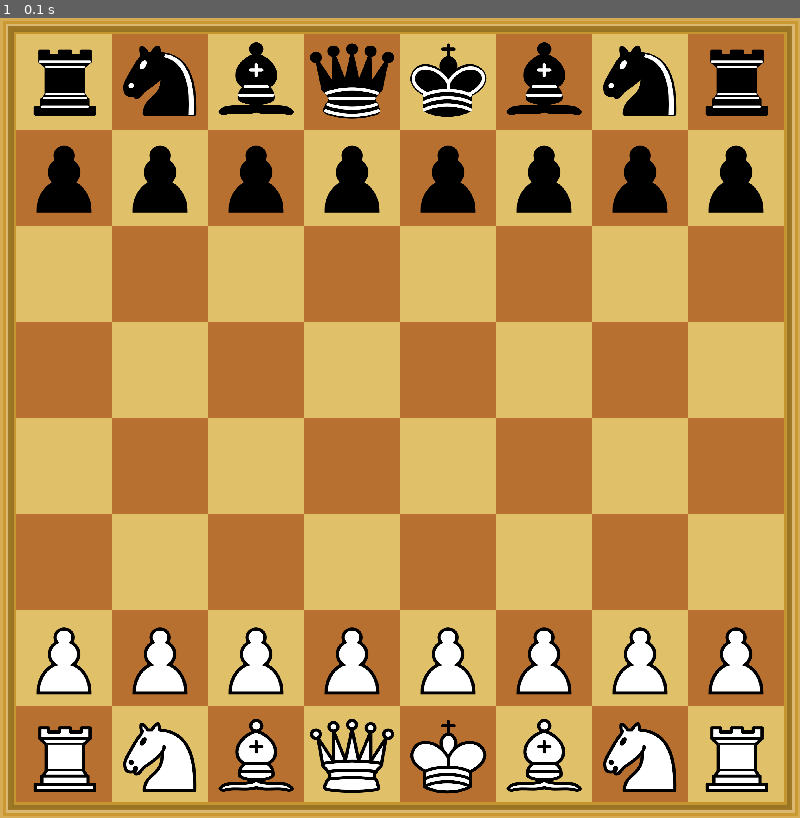
Above: before the commit, frame 1.
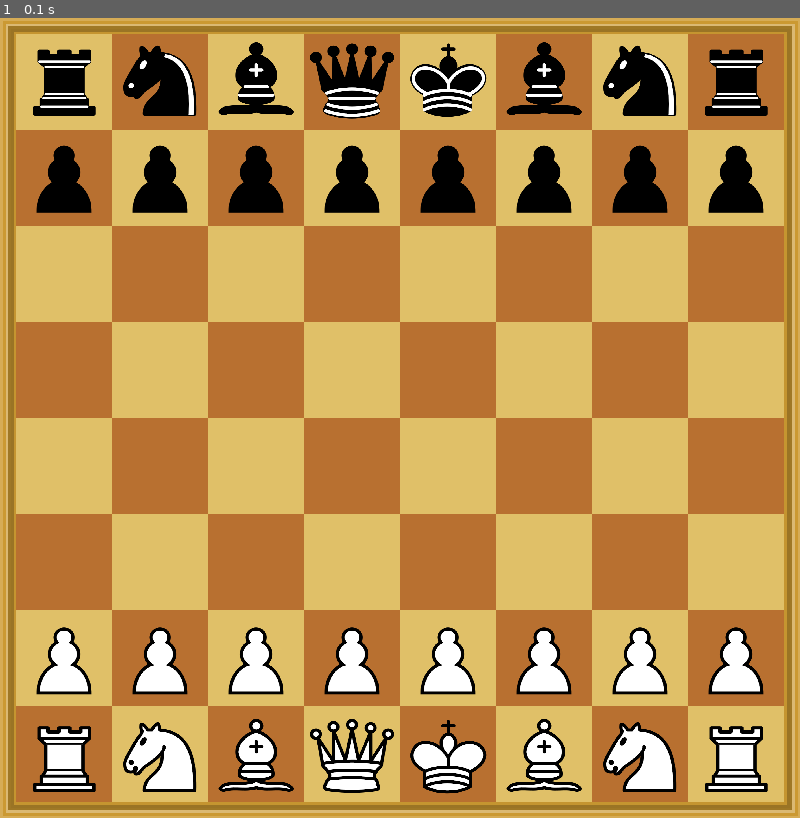
Above: after the commit, the same moment.

Repository: Asi4nn/Pygame-Chess
Game: pygame game, started from main.py
Same seed, same stepped clock (60 frames per second), same inputs: the game is played once before the commit and once after it.
Inputs:
- Up to frame 1 (0.1 s): no input

The runs differ from the first frame. In frame 1, 0.1% of the frame differs, in the area x 4-96%, y 3-97%.

Commit message:
moved all image code to pieces.py

Diff:
--- a/main.py
+++ b/main.py
@@ -28,95 +28,51 @@
 
     # pawns
     for i in range(8):
-        image = pieces.subsurface((1750, 10, 332, 340))
-        image = pygame.transform.scale(image, (96, 96)).convert_alpha()
-        piece_list.append(Piece("Pawn", "White", image, chr(ord('a') + i) + '2'))
+        piece_list.append(Piece("Pawn", "White", chr(ord('a') + i) + '2'))
         # screen.blit(w_Pawn, (16+96*i, 16+96*6))
 
     for i in range(8):
-        image = pieces.subsurface((1750, 350, 332, 340))
-        image = pygame.transform.scale(image, (96, 96)).convert_alpha()
-        piece_list.append(Piece("Pawn", "Black", image, chr(ord('a') + i) + '7'))
+        piece_list.append(Piece("Pawn", "Black", chr(ord('a') + i) + '7'))
 
     # bishops
-    image = pieces.subsurface((703, 0, 340, 340))
-    image = pygame.transform.scale(image, (96, 96)).convert_alpha()
-    piece_list.append(Piece("Bishop", "White", image, 'c1'))
+    piece_list.append(Piece("Bishop", "White", 'c1'))
+    piece_list.append(Piece("Bishop", "White", 'f1'))
 
-    image = pieces.subsurface((703, 0, 340, 340))
-    image = pygame.transform.scale(image, (96, 96)).convert_alpha()
-    piece_list.append(Piece("Bishop", "White", image, 'f1'))
-
-    image = pieces.subsurface((703, 350, 340, 340))
-    image = pygame.transform.scale(image, (96, 96)).convert_alpha()
-    piece_list.append(Piece("Bishop", "Black", image, 'c8'))
-
-    image = pieces.subsurface((703, 350, 340, 340))
-    image = pygame.transform.scale(image, (96, 96)).convert_alpha()
-    piece_list.append(Piece("Bishop", "Black", image, 'f8'))
+    piece_list.append(Piece("Bishop", "Black", 'c8'))
+    piece_list.append(Piece("Bishop", "Black", 'f8'))
 
     # knights
-    image = pieces.subsurface((1050, 0, 340, 340))
-    image = pygame.transform.scale(image, (96, 96)).convert_alpha()
-    piece_list.append(Piece("Knight", "White", image, 'b1'))
+    piece_list.append(Piece("Knight", "White", 'b1'))
+    piece_list.append(Piece("Knight", "White", 'g1'))
 
-    image = pieces.subsurface((1050, 0, 340, 340))
-    image = pygame.transform.scale(image, (96, 96)).convert_alpha()
-    piece_list.append(Piece("Knight", "White", image, 'g1'))
-
-    image = pieces.subsurface((1050, 350, 340, 340))
-    image = pygame.transform.scale(image, (96, 96)).convert_alpha()
-    piece_list.append(Piece("Knight", "Black", image, 'b8'))
-
-    image = pieces.subsurface((1050, 350, 340, 340))
-    image = pygame.transform.scale(image, (96, 96)).convert_alpha()
-    piece_list.append(Piece("Knight", "Black", image, 'g8'))
+    piece_list.append(Piece("Knight", "Black", 'b8'))
+    piece_list.append(Piece("Knight", "Black", 'g8'))
 
     # rooks
-    image = pieces.subsurface((1398, 0, 340, 340))
-    image = pygame.transform.scale(image, (96, 96)).convert_alpha()
-    piece_list.append(Piece("Rook", "White", image, 'a1'))
+    piece_list.append(Piece("Rook", "White", 'a1'))
+    piece_list.append(Piece("Rook", "White", 'h1'))
 
-    image = pieces.subsurface((1398, 0, 340, 340))
-    image = pygame.transform.scale(image, (96, 96)).convert_alpha()
-    piece_list.append(Piece("Rook", "White", image, 'h1'))
-
-    image = pieces.subsurface((1398, 350, 340, 340))
-    image = pygame.transform.scale(image, (96, 96)).convert_alpha()
-    piece_list.append(Piece("Rook", "Black", image, 'a8'))
-
-    image = pieces.subsurface((1398, 350, 340, 340))
-    image = pygame.transform.scale(image, (96, 96)).convert_alpha()
-    piece_list.append(Piece("Rook", "Black", image, 'h8'))
+    piece_list.append(Piece("Rook", "Black", 'a8'))
+    piece_list.append(Piece("Rook", "Black", 'h8'))
 
     # queens and kings
-    image = pieces.subsurface((355, 0, 340, 340))
-    image = pygame.transform.scale(image, (96, 96)).convert_alpha()
-    piece_list.append(Piece("Queen", "White", image, 'd1'))
+    piece_list.append(Piece("Queen", "White", 'd1'))
+    piece_list.append(Piece("Queen", "Black", 'd8'))
 
-    image = pieces.subsurface((355, 350, 340, 340))
-    image = pygame.transform.scale(image, (96, 96)).convert_alpha()
-    piece_list.append(Piece("Queen", "Black", image, 'd8'))
-
-    image = pieces.subsurface((5, 0, 340, 340))
-    image = pygame.transform.scale(image, (96, 96)).convert_alpha()
-    piece_list.append(Piece("King", "Black", image, 'e1'))
-
-    image = pieces.subsurface((5, 350, 340, 340))
-    image = pygame.transform.scale(image, (96, 96)).convert_alpha()
-    piece_list.append(Piece("King", "Black", image, 'e8'))
+    piece_list.append(Piece("King", "White", 'e1'))
+    piece_list.append(Piece("King", "Black", 'e8'))
 
     return piece_list
 
 
 def drawWindow(window, piece_list):
     global board, pieces
+
     # draw the board
     board = pygame.transform.scale(board, (WIDTH, HEIGHT))
     screen.blit(board, (0,0))
 
     # draw pieces
-
     for piece in piece_list:
         piece.draw(screen)
 
--- a/pieces.py
+++ b/pieces.py
@@ -2,6 +2,8 @@
 
 import pygame
 pygame.init()
+
+pieces = pygame.image.load("Pieces.png") # spritesheet of all pieces
 
 # square names matched to their cords
 squares = {}
@@ -9,12 +11,62 @@
     for j, file in enumerate(['a', 'b', 'c', 'd', 'e', 'f', 'g', 'h']):
         squares[file + str(i)] = (16 + 96*j, 800 - 16 - 96*i)
 
+
 class Piece(object):
 
-    def __init__(self, type, colour, image, position):
+    def __init__(self, type, colour, position):
         self.type = type # 'Pawn' 'Bishop' 'Rook' 'Knight' 'Queen' 'King'
         self.colour = colour
-        self.image = image
+        if colour == 'White':
+            if type == 'Pawn':
+                image = pieces.subsurface((1750, 10, 332, 340))
+                image = pygame.transform.scale(image, (96, 96)).convert_alpha()
+                self.image = image
+            elif type == 'Bishop':
+                image = pieces.subsurface((703, 0, 340, 340))
+                image = pygame.transform.scale(image, (96, 96)).convert_alpha()
+                self.image = image
+            elif type == 'Knight':
+                image = pieces.subsurface((1050, 0, 340, 340))
+                image = pygame.transform.scale(image, (96, 96)).convert_alpha()
+                self.image = image
+            elif type == 'Rook':
+                image = pieces.subsurface((1400, 0, 340, 340))
+                image = pygame.transform.scale(image, (96, 96)).convert_alpha()
+                self.image = image
+            elif type == 'Queen':
+                image = pieces.subsurface((355, 0, 340, 340))
+                image = pygame.transform.scale(image, (96, 96)).convert_alpha()
+                self.image = image
+            elif type == 'King':
+                image = pieces.subsurface((5, 0, 340, 340))
+                image = pygame.transform.scale(image, (96, 96)).convert_alpha()
+                self.image = image
+        elif colour == 'Black':
+            if type == 'Pawn':
+                image = pieces.subsurface((1750, 350, 332, 340))
+                image = pygame.transform.scale(image, (96, 96)).convert_alpha()
+                self.image = image
+            elif type == 'Bishop':
+                image = pieces.subsurface((703, 350, 340, 340))
+                image = pygame.transform.scale(image, (96, 96)).convert_alpha()
+                self.image = image
+            elif type == 'Knight':
+                image = pieces.subsurface((1050, 350, 340, 340))
+                image = pygame.transform.scale(image, (96, 96)).convert_alpha()
+                self.image = image
+            elif type == 'Rook':
+                image = pieces.subsurface((1400, 350, 340, 340))
+                image = pygame.transform.scale(image, (96, 96)).convert_alpha()
+                self.image = image
+            elif type == 'Queen':
+                image = pieces.subsurface((355, 350, 340, 340))
+                image = pygame.transform.scale(image, (96, 96)).convert_alpha()
+                self.image = image
+            elif type == 'King':
+                image = pieces.subsurface((5, 350, 340, 340))
+                image = pygame.transform.scale(image, (96, 96)).convert_alpha()
+                self.image = image
         self.position = position
 
 
